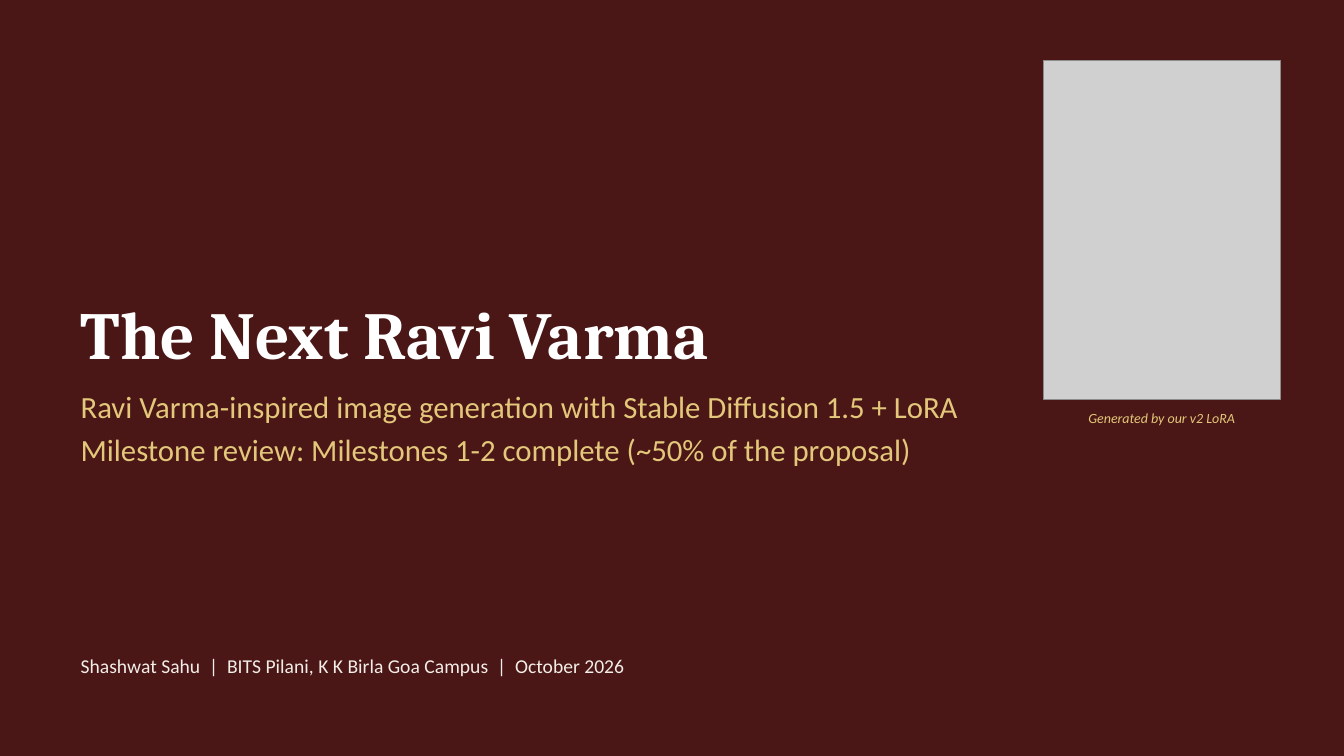
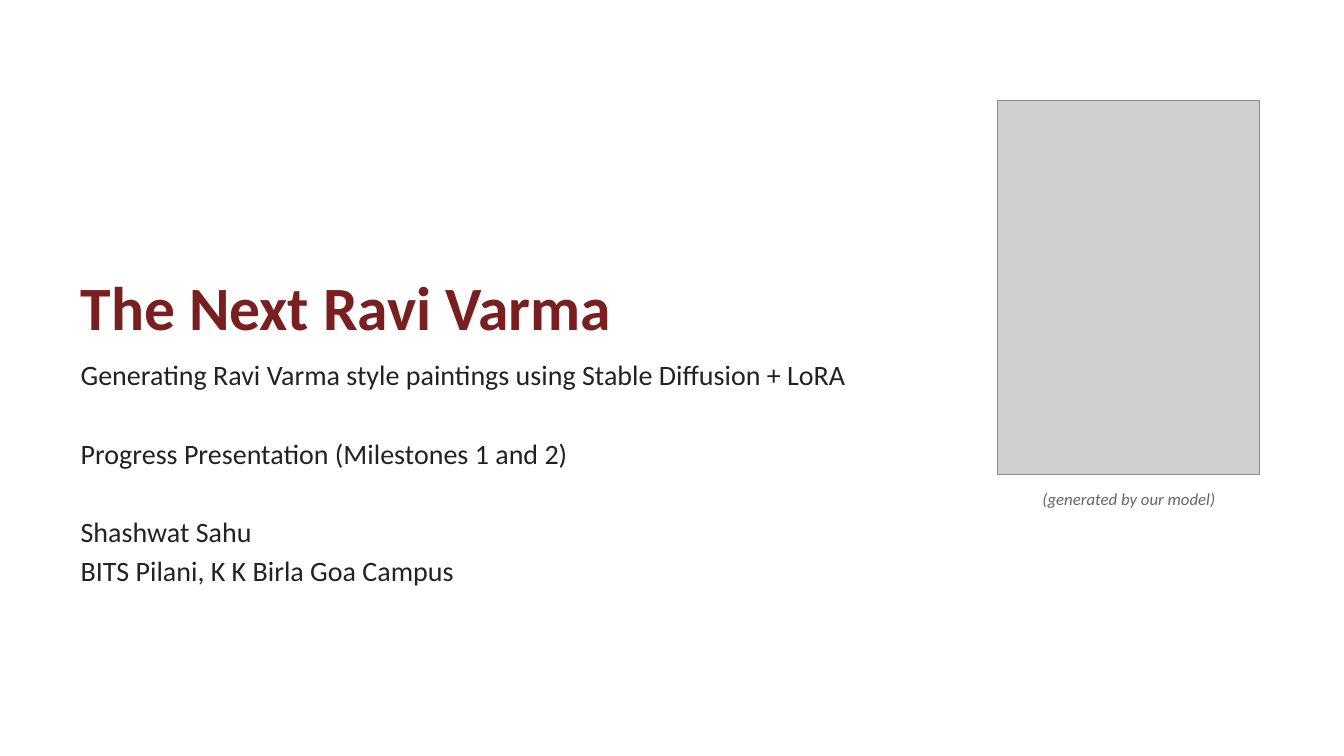
Before and after one commit to f20240684-cmd/the-next-ravi-varma-v2, a slide deck: slide 1 of docs/The_Next_Ravi_Varma_Milestone2_Review.pptx. Drawn at 1344x756 pixels with LibreOffice and Linux fonts; fonts in the diff are those of the drawing; grey boxes stand for pictures. Boxes give left, top, right and bottom in pixels: in the first picture for what was removed or moved away, otherwise in the second. Text is boxed around its words. In the diff, an @@ line names an element or a change of style, - is before the commit and + after.

```diff
--- a/docs/The_Next_Ravi_Varma_Milestone2_Review.pptx
+++ b/docs/The_Next_Ravi_Varma_Milestone2_Review.pptx
@@ background #4A1616 to #FFFFFF @@
@@ picture: place and size @@
-picture at <box>1044,60,1280,399</box>
+picture at <box>998,101,1260,475</box>
@@ title "The Next Ravi Varma": place and size @@
-title "The Next Ravi Varma" at <box>81,312,709,360</box>
+title "The Next Ravi Varma" at <box>81,286,611,331</box>
@@ title "The Next Ravi Varma" at <box>81,286,611,331</box>: size 48 to 44 pt, font Cambria to Calibri, text colour #FFFFFF to #7A1F1F @@
@@ text at <box>81,365,845,586</box>: text changed; size 22 to 20 pt; text colour #E3C77A to #222222 @@
-Ravi Varma-inspired image generation with Stable Diffusion 1.5 + LoRA
-Milestone review: Milestones 1-2 complete (~50% of the proposal)
+Generating Ravi Varma style paintings using Stable Diffusion + LoRA
+Progress Presentation (Milestones 1 and 2)
+Shashwat Sahu
+BITS Pilani, K K Birla Goa Campus
@@ text at <box>1042,493,1215,508</box>: text changed; size 10 to 12 pt; text colour #E3C77A to #666666 @@
-Generated by our v2 LoRA
+(generated by our model)
@@ text removed at <box>81,659,624,676</box> @@
-Shashwat Sahu | BITS Pilani, K K Birla Goa Campus | October 2026
```
Also in this commit, not shown: 2 other slides changed, 10 slides added, 10 slides removed, 1 other file.
